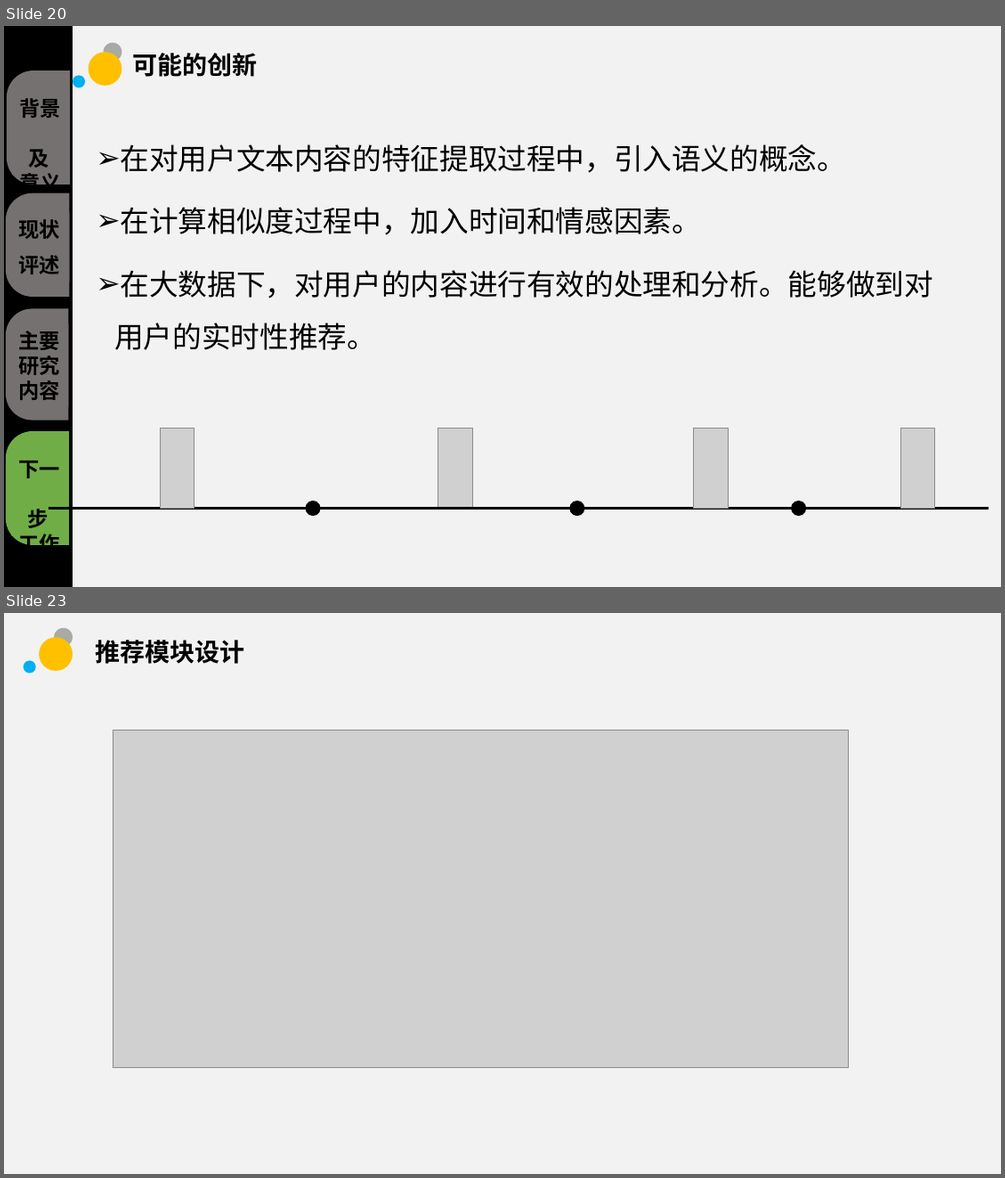
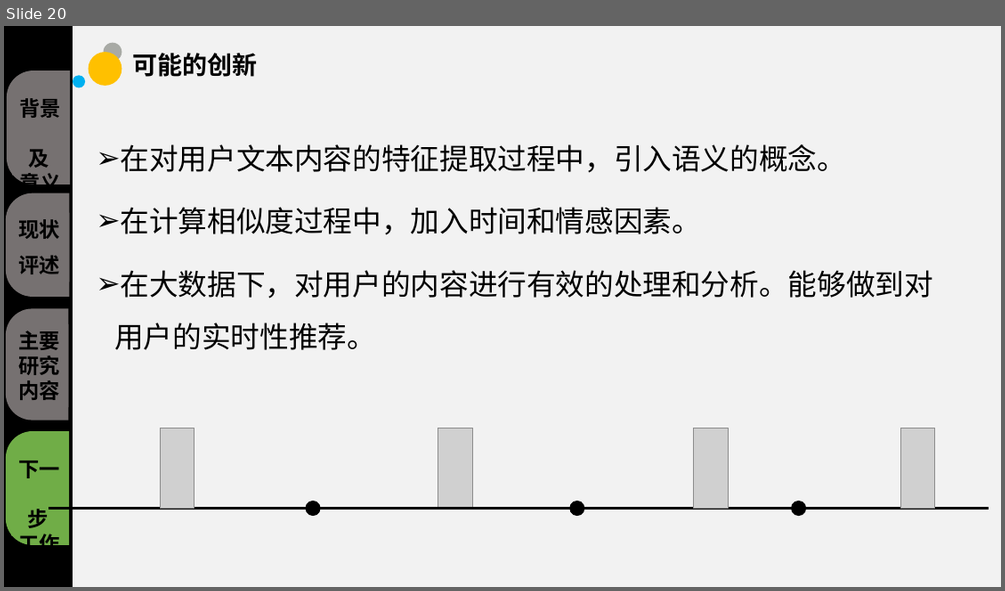
Before and after one commit to sunhongtao/Big_thesis, a slide deck: 毕业答辩/毕业答辩.pptx. Shown one above the other, each under a label of ours: slides 20 and 23 before the commit, slide 20 after it; the slides between them are not shown. The pictures are 1005x1178 and 1005x591 pixels, drawn with LibreOffice and Linux fonts; fonts in the diff are those of the drawing; grey boxes stand for pictures; background and template pictures are left out. Boxes give left, top, right and bottom in pixels: in the first picture for what was removed or moved away, otherwise in the second. Text is boxed around its words. In the diff, an @@ line names an element or a change of style, - is before the commit and + after.

```diff
--- a/毕业答辩/毕业答辩.pptx
+++ b/毕业答辩/毕业答辩.pptx
@@ slide 23 removed at (4,613,1001,1174), background #F2F2F2 @@
@@ ellipse removed at (39,637,73,671) @@
@@ ellipse removed at (54,628,73,647) @@
@@ ellipse removed at (24,661,36,674) @@
@@ title removed at (95,640,244,664) @@
-推荐模块设计
@@ picture removed at (113,730,849,1068) @@
```
Also in this commit, not shown: 4 slides changed, 6 slides added, 2 other files.
